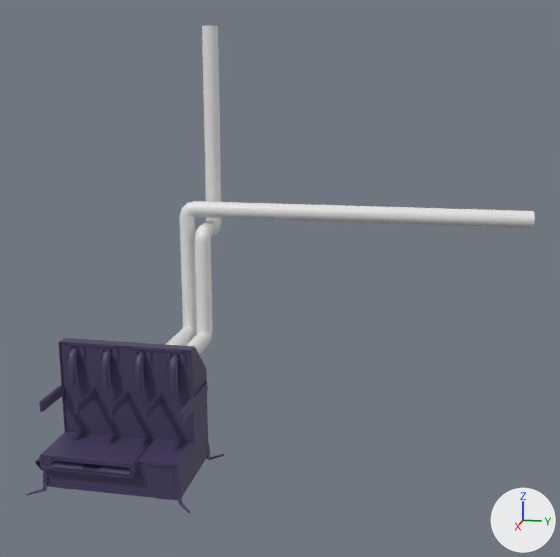
The FBX model The Outer Frame/Assets/Models/progresorBase-model.fbx as it was, and as the next commit left it.
Before and after are seen from a 50 mm camera at (1.34, 0.596, 0.781) aimed at (-0.244, 0.279, 0.385). Lighting does not change. The marker at lower right points along +X, +Y and +Z. Where no turn or scale is listed for an object, it has been applied to the vertices.

The older version as bpy lines, for what is in view:
```python
me_cube_011 = bpy.data.meshes.new('Cube.011')
me_cube_011.from_pydata(...)  # 87 vertices, 29 faces; spans x -0.142..0.046, y -0.139..0.14, z 0.01..0.278
me_cube_011.materials.append(mat_progresor_base_mat)  # its picture is missing
me_cube_013 = bpy.data.meshes.new('Cube.013')
me_cube_013.from_pydata(...)  # 32 vertices, 29 faces; spans x -0.0231..-0.022, y -0.03..0.03, z -0.0221..0.0221
me_cube_013.materials.append(mat_progresor_base_mat)  # its picture is missing
me_cube_031 = bpy.data.meshes.new('Cube.031')
me_cube_031.from_pydata(...)  # 572 vertices, 474 faces; spans x -0.12..0.127, y -0.17..0.17, z -0.262..0.01
me_cube_031.materials.append(mat_progresor_base_mat)  # its picture is missing
me_cylinder_001 = bpy.data.meshes.new('Cylinder.001')
me_cylinder_001.from_pydata(...)  # 384 vertices, 352 faces; spans x -0.179..0.285, y -0.046..0.812, z -0.02..0.767
me_cylinder_001.materials.append(mat_progresor_glass_mat)  # white #e7e7e7
ob_progresor = bpy.data.objects.new('progresor', me_cube_011)
ob_progresor.location = (0.0, 0.0, 0.0)
ob_progresor_assembling = bpy.data.objects.new('progresor assembling', me_cube_031)
ob_progresor_assembling.location = (-0.05, 0.0, 0.262)
ob_progresor_piping = bpy.data.objects.new('progresor piping', me_cylinder_001)
ob_progresor_piping.location = (-0.426, 0.01, 0.162)
ob_progresor_vent = bpy.data.objects.new('progresor vent', me_cube_013)
ob_progresor_vent.location = (0.069, 0.098, 0.048)
# also in view: 'progresor reader' at (0.007, -0.043, 0.067); 'progresor casing' at (-0.047, 0.0, 0.14); 'reader casing' at (0.006, -0.043, 0.067)
```
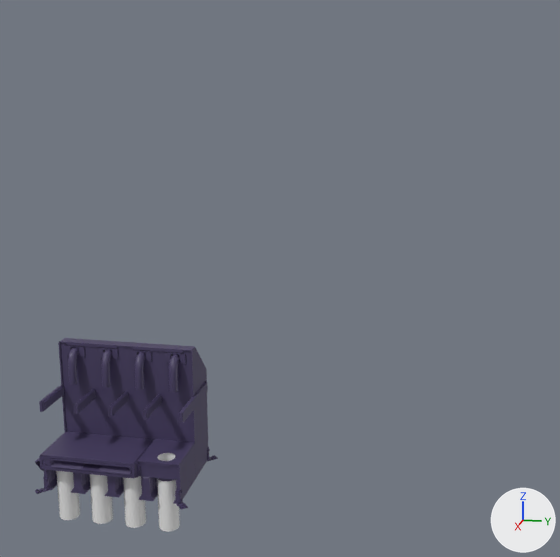
The change, as JSON lines over the scene's bpy script:
```json
{"block": "me_cube_011", "where": "# used by ob_progresor; location = (0.0, 0.0, 0.0)"}
{"op": "remove", "block": "me_cube_011", "code": "me_cube_011.from_pydata(...)  # 87 vertices, 29 faces; spans x -0.142..0.046, y -0.139..0.14, z 0.01..0.278"}
{"op": "add", "block": "me_cube_011", "code": "me_cube_011.from_pydata(...)  # 556 vertices, 422 faces; spans x -0.142..0.047, y -0.139..0.14, z 0.002..0.278"}
{"block": "me_cube_011", "change": "me_cube_011 part 1: 1 vertex moved from x 0.046, y 0.126, z 0.051 to x 0.047, y 0.14, z 0.047; 17 vertices removed from x 0.046, y -0.139..0.14, z 0.01..0.081; 487 vertices added at x -0.007..0.047, y -0.139..0.14, z 0.002..0.081"}
{"op": "add", "block": "me_cylinder_003", "code": ["me_cylinder_003 = bpy.data.meshes.new('Cylinder.003')", "me_cylinder_003.from_pydata(...)  # 256 vertices, 128 faces; spans x -0.02..0.02, y -0.234..0.02, z -0.151..0.0", "me_cylinder_003.materials.append(mat_progresor_glass_mat)  # white #e7e7e7"]}
{"op": "remove", "block": "ob_progresor_piping", "code": ["ob_progresor_piping = bpy.data.objects.new('progresor piping', me_cylinder_001)", "ob_progresor_piping.location = (-0.426, 0.01, 0.162)"]}
{"op": "remove", "block": "ob_progresor_vent", "code": ["ob_progresor_vent = bpy.data.objects.new('progresor vent', me_cube_013)", "ob_progresor_vent.location = (0.069, 0.098, 0.048)"]}
{"op": "add", "block": "ob_message_cyllinders", "code": ["ob_message_cyllinders = bpy.data.objects.new('message cyllinders', me_cylinder_003)", "ob_message_cyllinders.location = (0.02, 0.107, 0.083)"]}
```

Changed parts and their boxes (x1, y1, x2, y2) in the pictures (560 x 557 px):
```json
{"object": "progresor piping", "change": "deleted", "before": [165, 25, 535, 355]}
{"object": "progresor", "change": "reshaped", "before": [47, 343, 193, 498], "after": [47, 343, 193, 502]}
{"object": "message cyllinders", "change": "added", "after": [56, 453, 180, 532]}
{"object": "progresor vent", "change": "deleted", "before": [144, 467, 174, 491]}
{"part": 1, "of": "me_cube_011", "change": "built on", "before": [47, 462, 178, 498], "after": [47, 462, 178, 502]}
```
